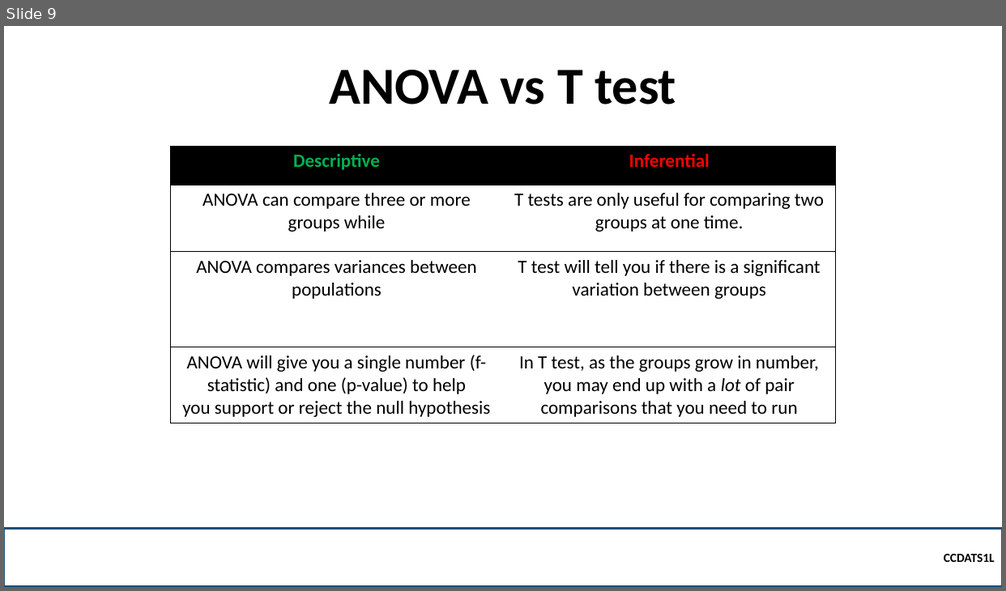
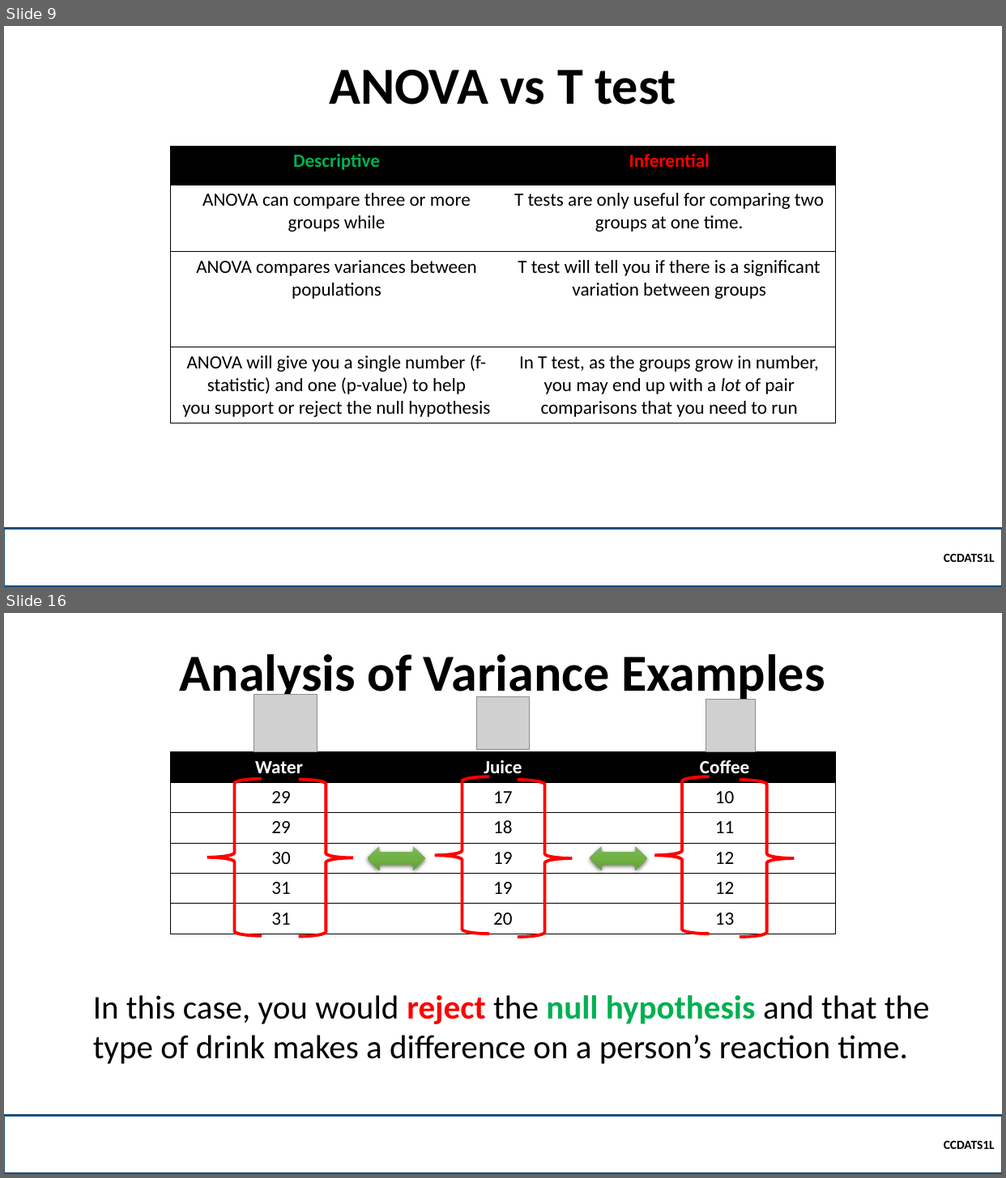
Before and after one commit to robitussin/CCDATS1L, a slide deck: week 10/Analysis of Variance.pptx. Shown one above the other, each under a label of ours: slide 9 before the commit, slides 9 and 16 after it; the slides between them are not shown. The pictures are 1006x591 and 1006x1178 pixels, drawn with LibreOffice and Linux fonts; fonts in the diff are those of the drawing; grey boxes stand for pictures; background and template pictures are left out. Boxes give left, top, right and bottom in pixels: in the first picture for what was removed or moved away, otherwise in the second. Text is boxed around its words. In the diff, an @@ line names an element or a change of style, - is before the commit and + after.

```diff
--- a/week 10/Analysis of Variance.pptx
+++ b/week 10/Analysis of Variance.pptx
@@ slide 16 added at (4,613,1002,1174), background picture (left out) @@
@@ title added at (180,654,825,703), 50 pt, text #000000, bold @@
+Analysis of Variance Examples
@@ picture added at (254,694,317,752) @@
@@ picture added at (476,697,530,750) @@
@@ picture added at (706,699,756,752) @@
@@ table added at (170,752,835,934), 6 rows, 3 columns @@
+Water | Juice | Coffee
+29 | 17 | 10
+29 | 18 | 11
+30 | 19 | 12
+31 | 19 | 12
+31 | 20 | 13
@@ left brace added at (206,779,262,936), outline #FF0000 3 pt @@
@@ left brace added at (299,779,354,936), outline #FF0000 3 pt @@
@@ left brace added at (435,777,490,934), outline #FF0000 3 pt @@
@@ left brace added at (518,780,572,937), outline #FF0000 3 pt @@
@@ left brace added at (654,777,710,934), outline #FF0000 3 pt @@
@@ left brace added at (740,780,795,937), outline #FF0000 3 pt @@
@@ left right arrow added at (368,846,425,870), fill gradient #81B861 to #6FB242 to #62A336 @@
@@ left right arrow added at (590,846,647,870), fill gradient #81B861 to #6FB242 to #62A336 @@
@@ text added at (93,995,930,1064), 32 pt, text #000000 @@
+In this case, you would reject the null hypothesis and that the type of drink makes a difference on a person’s reaction time.
@@ rectangle added at (4,1115,1002,1174), outline #1F4E79 2.25 pt, 12 pt, text #000000, bold @@
+  CCDATS1L
```
Also in this commit, not shown: 1 slide changed, 16 other slides added, 2 other files.
